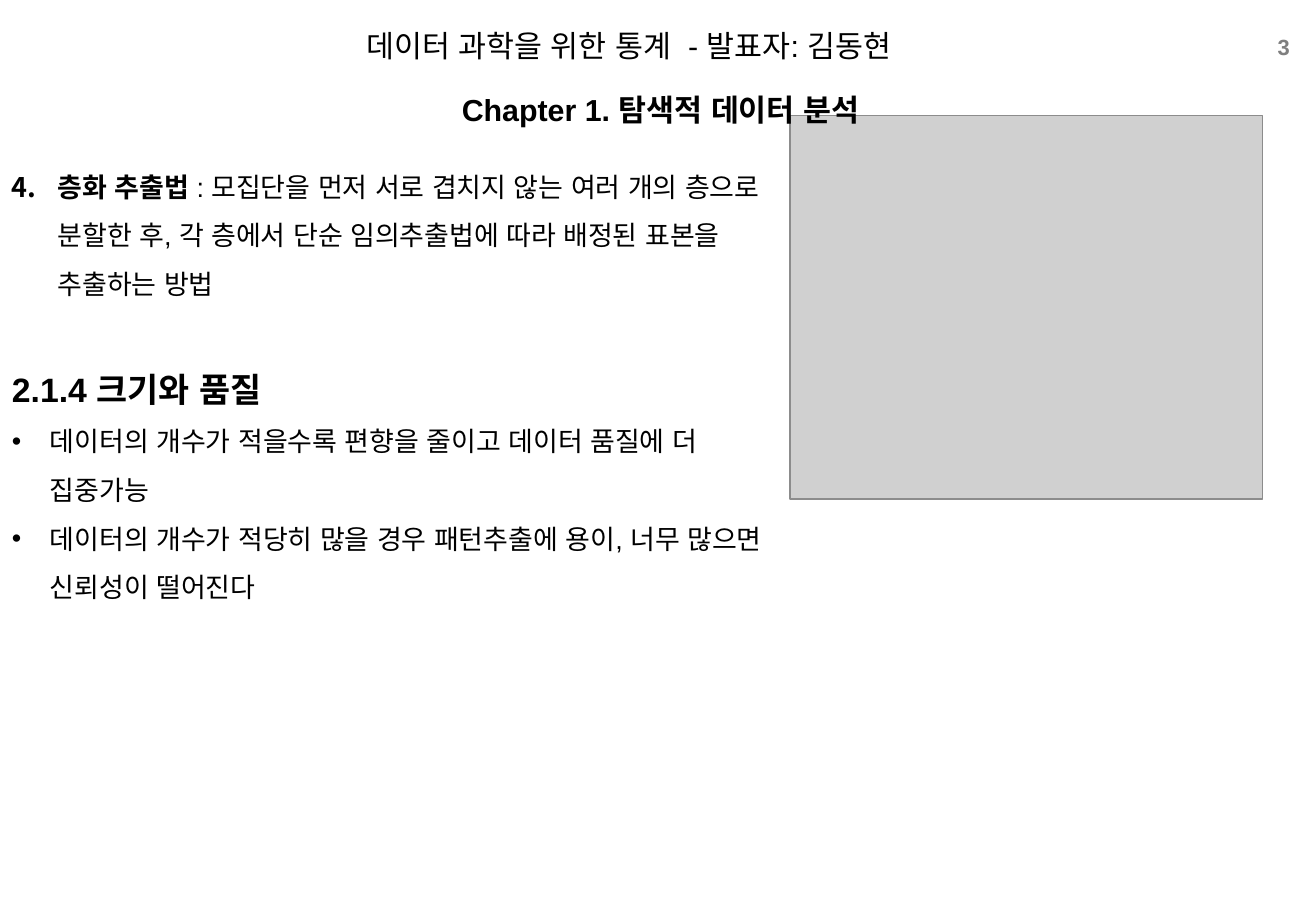
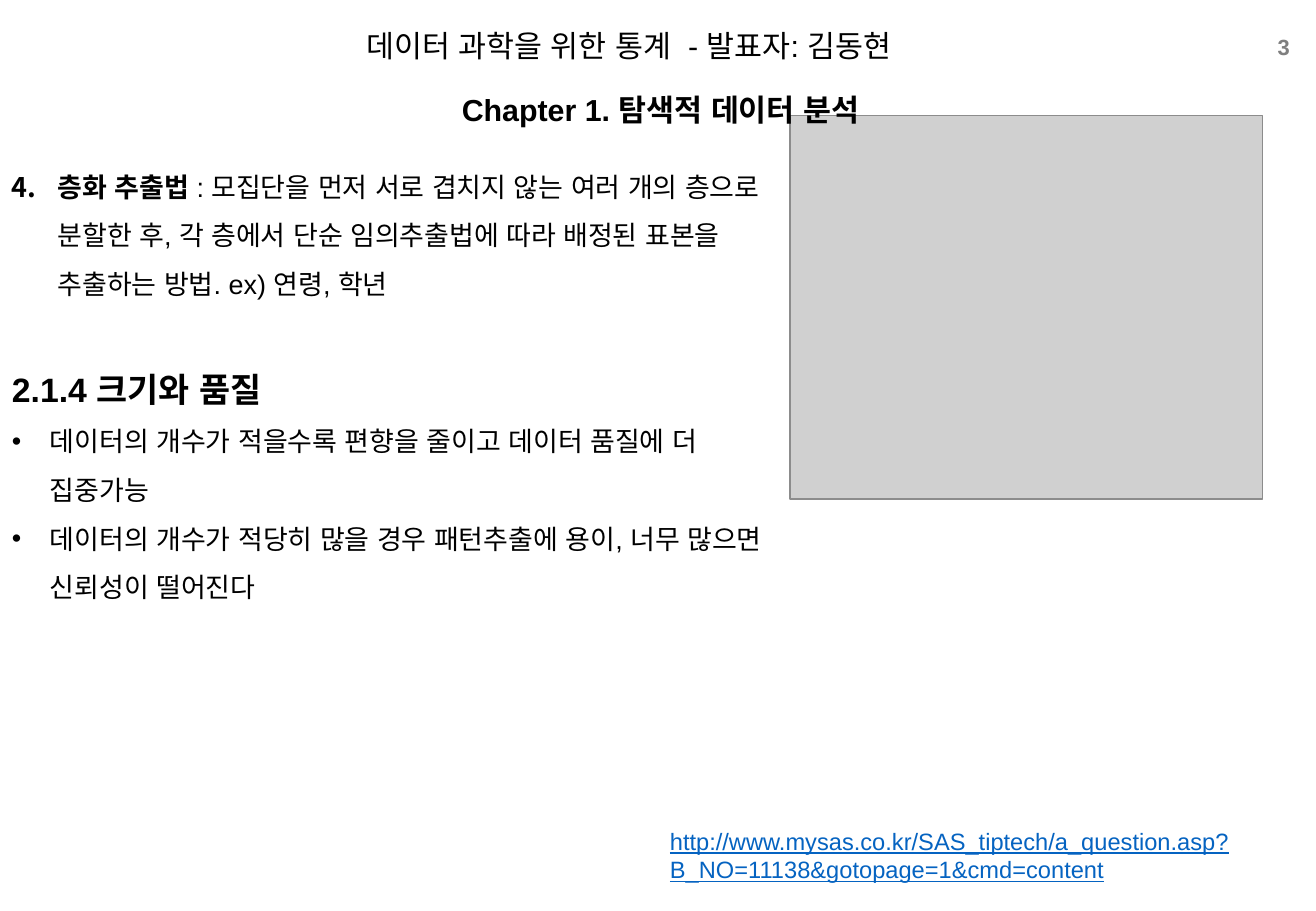
Before and after one commit to xddongx/flexink, a slide deck: slide 3 of study/ppt/[스터디]2.1.1~2.1.3_크기와품질_KDH.pptx. Drawn at 1316x911 pixels with LibreOffice and Linux fonts; fonts in the diff are those of the drawing; grey boxes stand for pictures; background and template pictures are left out. Boxes give left, top, right and bottom in pixels: in the first picture for what was removed or moved away, otherwise in the second. Text is boxed around its words. In the diff, an @@ line names an element or a change of style, - is before the commit and + after.

```diff
--- a/study/ppt/[스터디]2.1.1~2.1.3_크기와품질_KDH.pptx
+++ b/study/ppt/[스터디]2.1.1~2.1.3_크기와품질_KDH.pptx
@@ text at (x1=58, y1=174, x2=759, y2=299): text changed @@
-4. 층화 추출법 : 모집단을 먼저 서로 겹치지 않는 여러 개의 층으로 분할한 후, 각 층에서 단순 임의추출법에 따라 배정된 표본을 추출하는 방법
+4. 층화 추출법 : 모집단을 먼저 서로 겹치지 않는 여러 개의 층으로 분할한 후, 각 층에서 단순 임의추출법에 따라 배정된 표본을 추출하는 방법. ex) 연령, 학년
@@ text added at (x1=670, y1=833, x2=1229, y2=883), 14 pt, text #0563C1, underline @@
+http://www.mysas.co.kr/SAS_tiptech/a_question.asp?B_NO=11138&gotopage=1&cmd=content
```
Also in this commit, not shown: 1 other slide changed, 2 other files.
